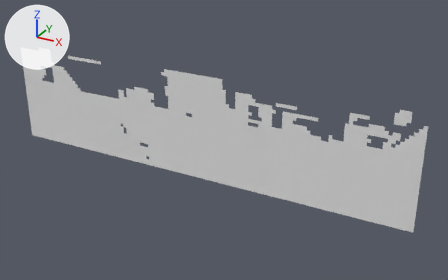
What one commit did to the OBJ model Assets/Tiled2Unity/Meshes/Heatstroke_Plaza.obj.
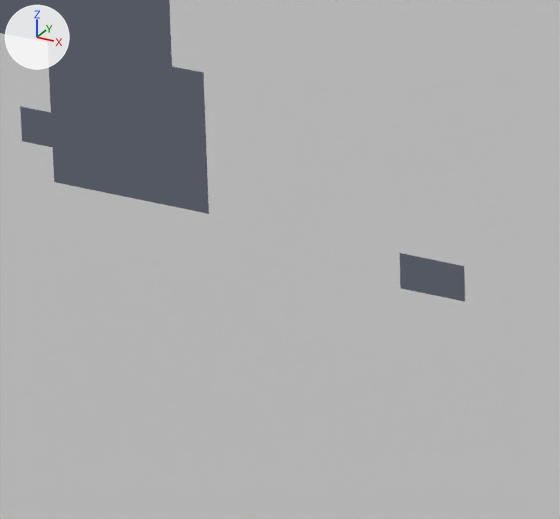
Each version appears first whole from a camera (50 mm lens) standing at (735.0, -4510.0, 1426.0) and looking at (-1799.0, 99.0, -879.0), and next in a close-up on the part from 33% to 45% of the width and 32% to 49% of the height. Every picture has the same lights, and +X, +Y and +Z are marked at upper left. Where no turn or scale is listed for an object, it has been applied to the vertices.

Objects in the first close-up: 'Heatstroke_Plaza'.
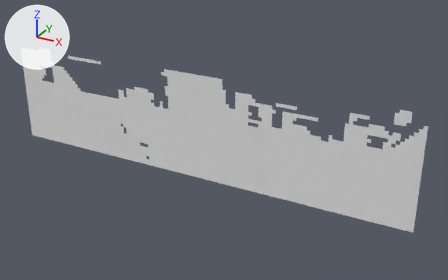
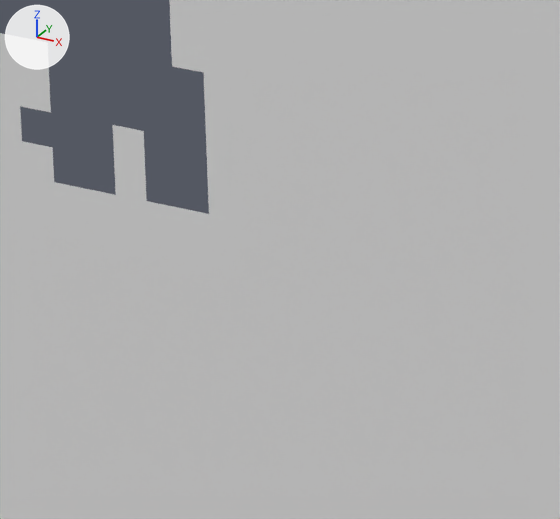
What differs and where, as boxes (x1, y1, x2, y2) in the close-ups (560 x 519 px):
part 1 of me_heatstroke_plaza, added: after (113, 125, 465, 302)

What changed in the scene script:
```text
Change me_heatstroke_plaza:
    where me_heatstroke_plaza.from_pydata(...)  # 3647 vertices, 3349 faces; spans x -4160.0..0.0, y 0.0, z -1280.0..-256.0
    used by ob_heatstroke_plaza; location = (0.0, 0.0, 0.0)
    verts and faces of me_heatstroke_plaza; kept vertices keep their numbers, new ones are numbered from 3647
    before: 738 (-2080.0, 0.0, -640.0) at pixel (464, 266), 739 (-2112.0, 0.0, -640.0) at pixel (431, 259), 740 (-2144.0, 0.0, -640.0) at pixel (399, 252), 859 (-2080.0, 0.0, -672.0) at pixel (465, 301), 860 (-2144.0, 0.0, -672.0) at pixel (400, 288)
    before: 870 (-2400.0, 0.0, -640.0) at pixel (146, 201), 872 (-2432.0, 0.0, -640.0) at pixel (115, 194), 1018 (-2112.0, 0.0, -672.0) at pixel (432, 294)
    me_heatstroke_plaza part 1
    add verts[3647] = (-2400.0, 0.0, -608.0)  # pixel (145, 166)
    add verts[3648] = (-2432.0, 0.0, -608.0)  # pixel (114, 159)
    add verts[3649] = (-2432.0, 0.0, -576.0)  # pixel (112, 124)
    add verts[3650] = (-2400.0, 0.0, -576.0)  # pixel (143, 131)
    add faces += [(3647, 3648, 3649, 3650), (870, 872, 3648, 3647), (739, 1018, 860, 740), (738, 859, 1018, 739)]
```
